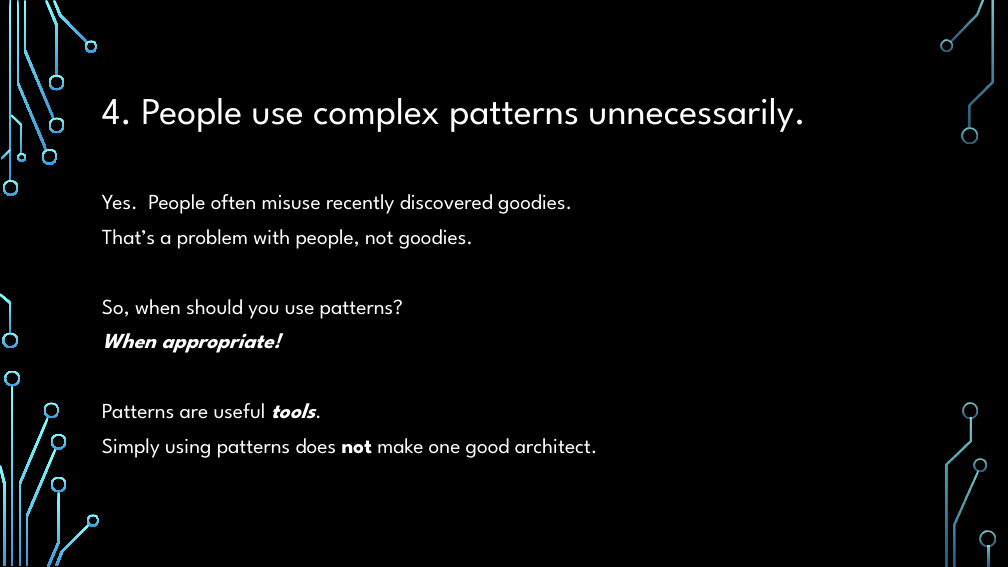
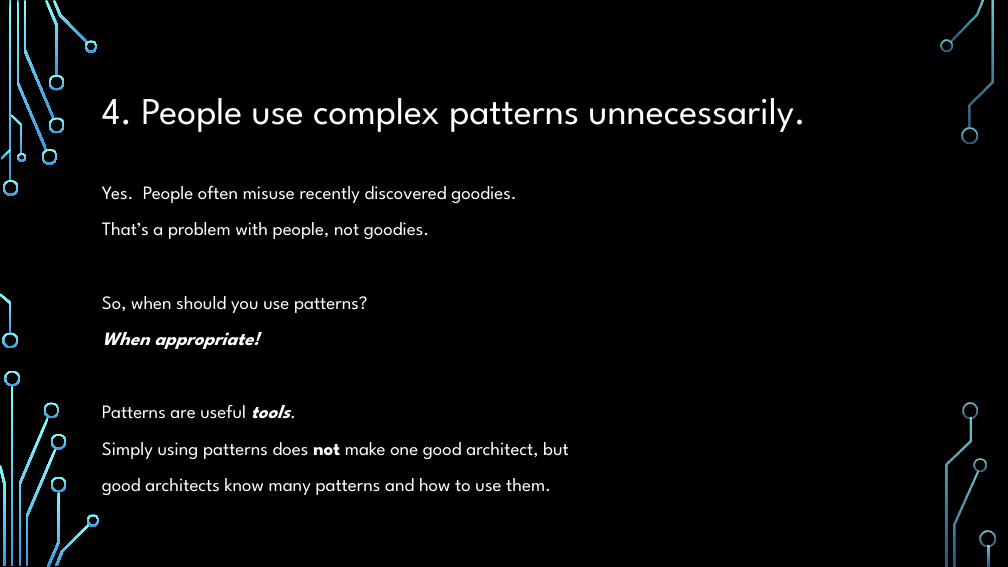
Before and after one commit to ADUG-Perth/Symposium-2021, a slide deck: slide 12 of Doc/Software patterns in Delphi.pptx. Drawn at 1008x567 pixels with LibreOffice and Linux fonts; fonts in the diff are those of the drawing; background and template pictures are left out. Boxes give left, top, right and bottom in pixels: in the first picture for what was removed or moved away, otherwise in the second. Text is boxed around its words. In the diff, an @@ line names an element or a change of style, - is before the commit and + after.

```diff
--- a/Doc/Software patterns in Delphi.pptx
+++ b/Doc/Software patterns in Delphi.pptx
@@ text "Yes. People often misuse recently ..." moved from (x1=102, y1=194, x2=598, y2=458) to (x1=102, y1=185, x2=569, y2=495) @@
@@ text at (x1=102, y1=185, x2=516, y2=419): size 20.4 to 18 pt in "Yes. People often misuse recently discovered goodies.", "That’s a problem with people, not goodies.", "So, when should you use patterns?", "When appropriate!" and 1 more places; line spacing 0.95 to 1.15 @@
@@ text at (x1=102, y1=442, x2=569, y2=495): text changed; size 20.4 to 18 pt @@
-Simply using patterns does not make one good architect.
+Simply using patterns does not make one good architect, but
+good architects know many patterns and how to use them.
```
Also in this commit, not shown: 6 other slides changed, 3 slides added, 2 slides removed, 4 other files.
